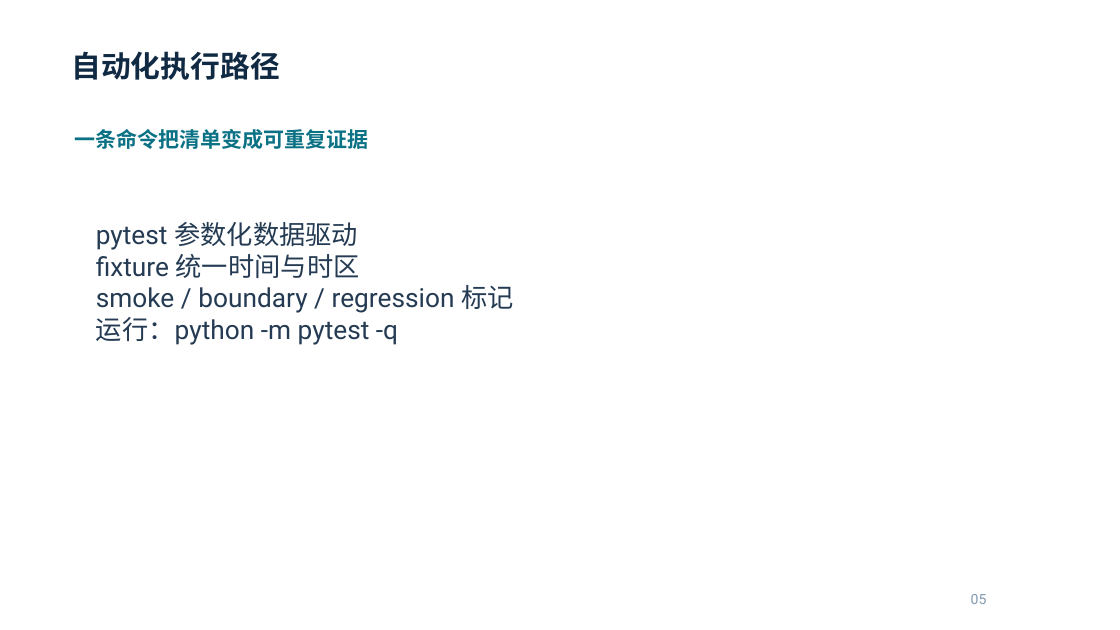
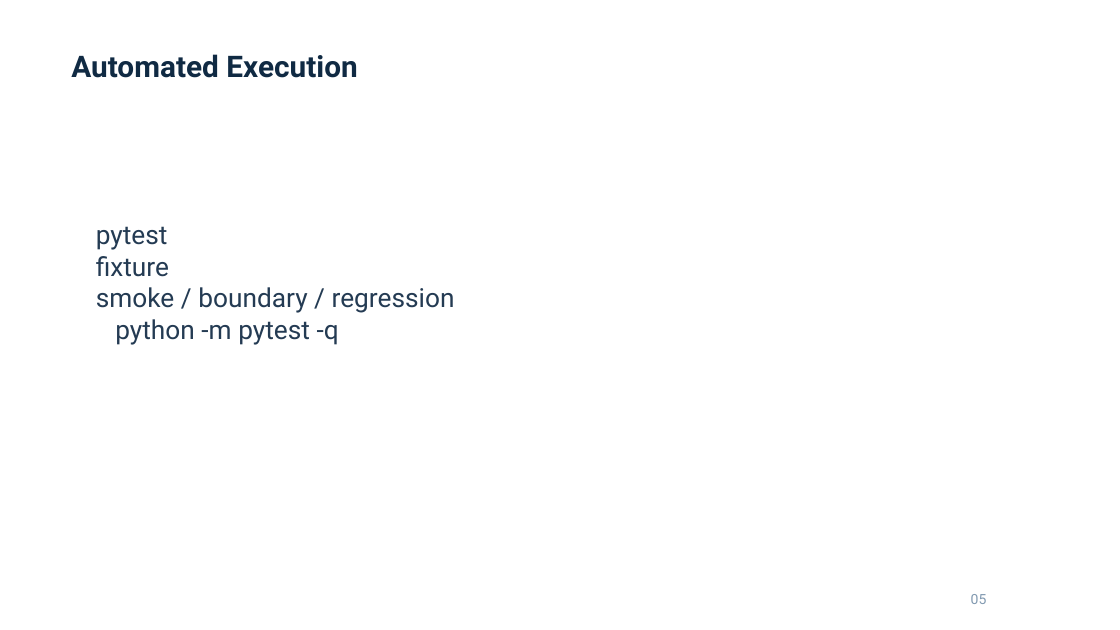
Before and after one commit to cornell-hust/ST_pratice, a slide deck: slide 5 of module1/presentation/build/candidate.pptx. Drawn at 1120x630 pixels with LibreOffice and Linux fonts; fonts in the diff are those of the drawing. Boxes give left, top, right and bottom in pixels: in the first picture for what was removed or moved away, otherwise in the second. Text is boxed around its words. In the diff, an @@ line names an element or a change of style, - is before the commit and + after.

Commit message:
fix(module1): use ASCII-safe presentation text

```diff
--- a/module1/presentation/build/candidate.pptx
+++ b/module1/presentation/build/candidate.pptx
@@ text at bbox=[71, 54, 357, 78]: text changed @@
-自动化执行路径
+Automated Execution
@@ text removed at bbox=[75, 129, 369, 149] @@
-一条命令把清单变成可重复证据
@@ text at bbox=[96, 226, 455, 345]: text changed @@
-pytest 参数化数据驱动
-fixture 统一时间与时区
-smoke / boundary / regression 标记
-运行：python -m pytest -q
+pytest
+fixture
+smoke / boundary / regression
+python -m pytest -q
```
Also in this commit, not shown: 10 other slides changed, 15 other files.
